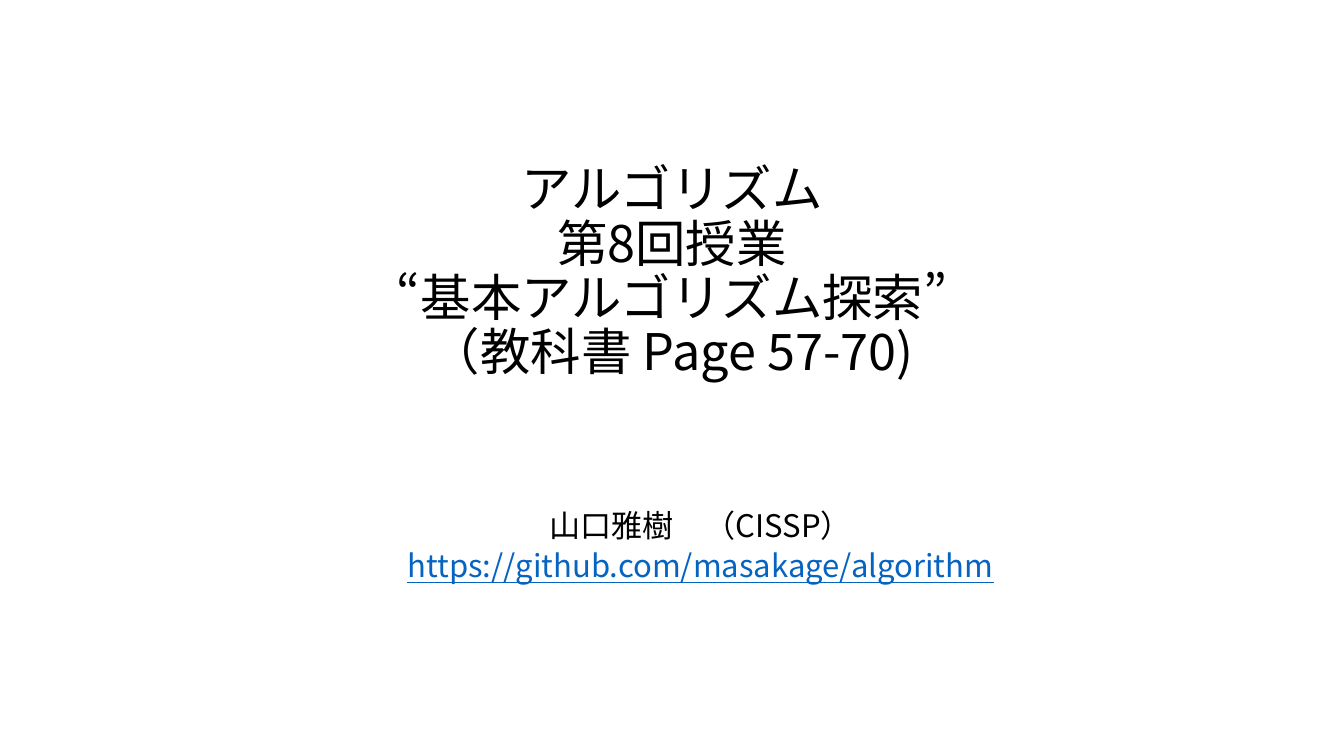
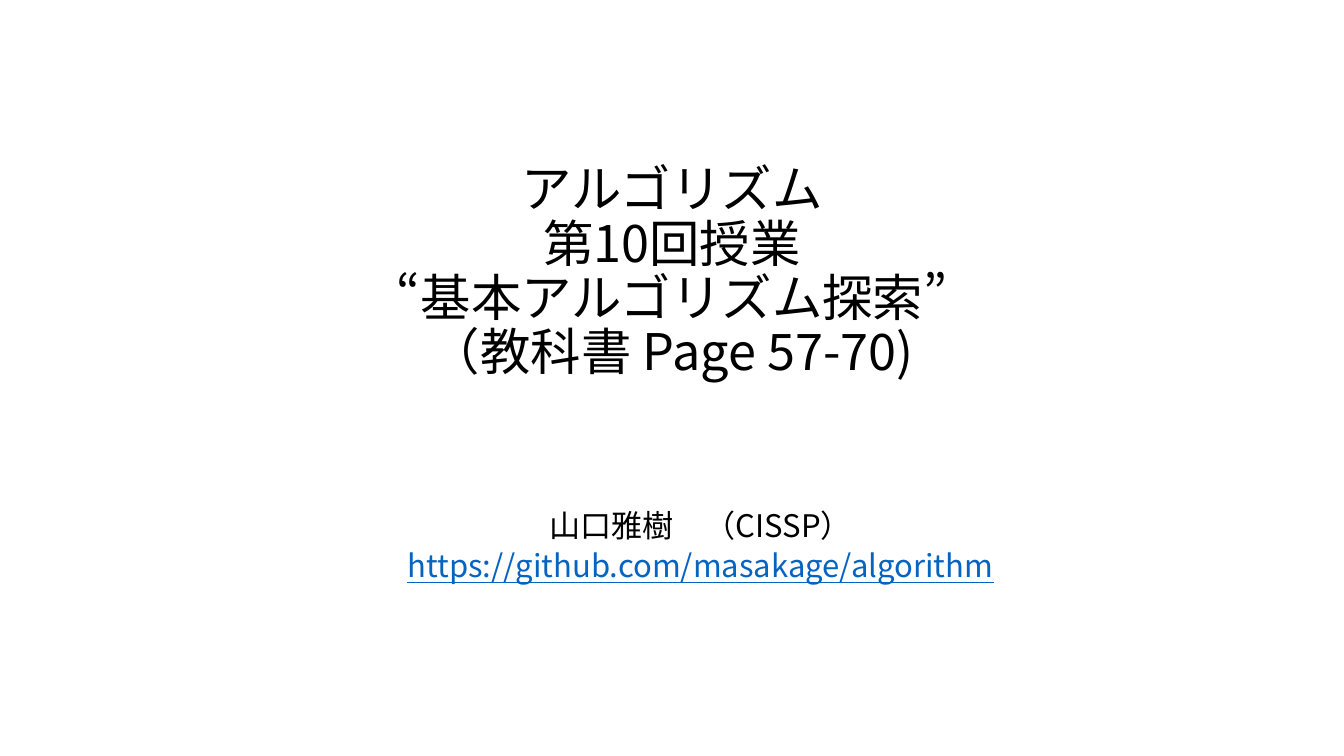
Before and after one commit to masakage/algorithm, a slide deck: slide 1 of docs/第10回探索アルゴリズム.pptx. Drawn at 1344x756 pixels with LibreOffice and Linux fonts; fonts in the diff are those of the drawing. Boxes give left, top, right and bottom in pixels: in the first picture for what was removed or moved away, otherwise in the second. Text is boxed around its words. In the diff, an @@ line names an element or a change of style, - is before the commit and + after.

```diff
--- a/docs/第10回探索アルゴリズム.pptx
+++ b/docs/第10回探索アルゴリズム.pptx
@@ title at [397,164,947,383]: text changed @@
-アルゴリズム
-第8回授業
-“基本アルゴリズム探索”
-（教科書 Page 57-70)
+アルゴリズム
+第10回授業
+“基本アルゴリズム探索”
+（教科書 Page 57-70)
```
Also in this commit, not shown: 5 slides added, 2 other files.
